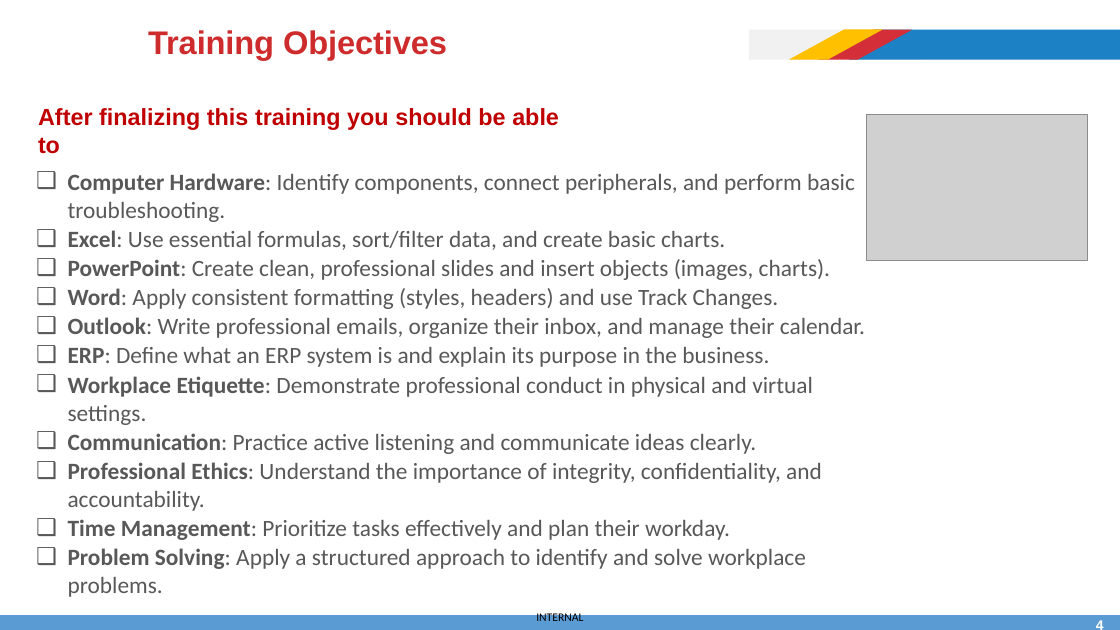
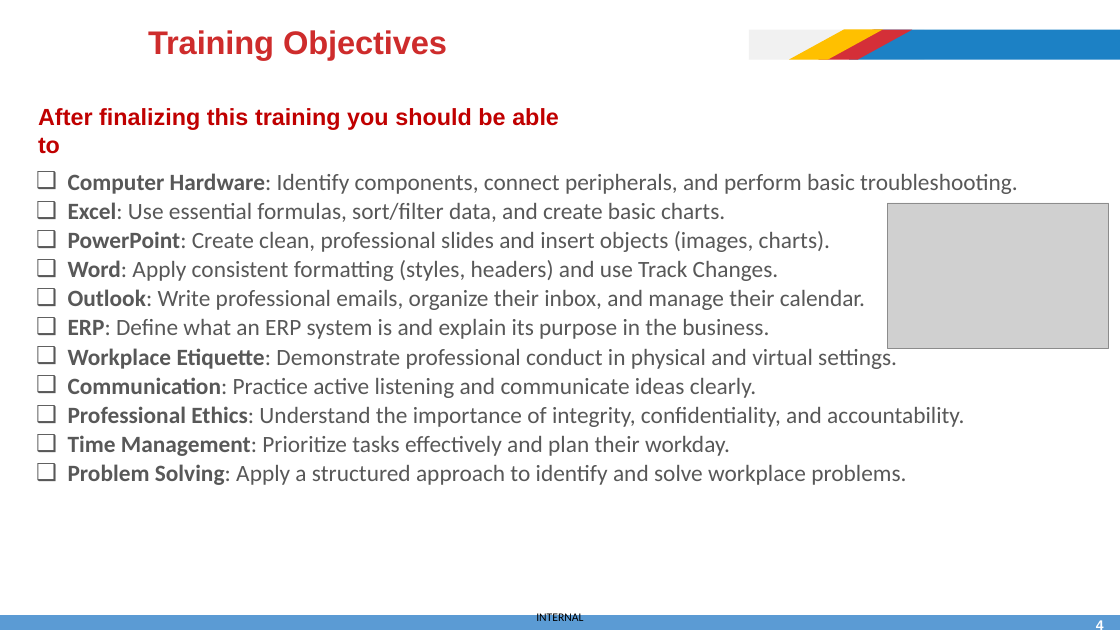
Before and after one commit to afathelbab/cnpc, a slide deck: slide 4 of computer-basics-soft-skills/day1/Computer Skills and Soft Skills - Lec-1.pptx. Drawn at 1120x630 pixels with LibreOffice and Linux fonts; fonts in the diff are those of the drawing; grey boxes stand for pictures; background and template pictures are left out. Boxes give left, top, right and bottom in pixels: in the first picture for what was removed or moved away, otherwise in the second. Text is boxed around its words. In the diff, an @@ line names an element or a change of style, - is before the commit and + after.

```diff
--- a/computer-basics-soft-skills/day1/Computer Skills and Soft Skills - Lec-1.pptx
+++ b/computer-basics-soft-skills/day1/Computer Skills and Soft Skills - Lec-1.pptx
@@ text "Computer Hardware: Identify components, connect ..." rewrapped from (68,173,865,597) to (68,173,1018,485) @@
@@ picture: place and size @@
-picture at (866,115,1088,260)
+picture at (887,203,1109,349)
```
Also in this commit, not shown: 13 other slides changed.
